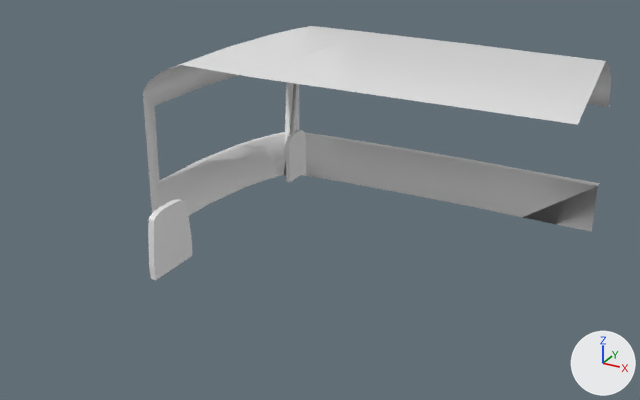
The Blender file GameBase/GameBase/assets/VisualTarget/Reuben/Bus.blend, before and after one commit.
Rendered twice from a 50 mm camera at (0.92, -1.684, 0.809) aimed at (0.038, -0.081, 0.008). Every picture has the same lights, and +X, +Y and +Z are marked at lower right.
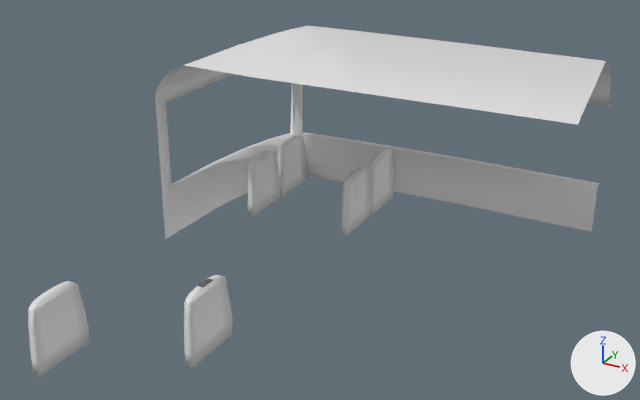
Commit message: Bus progress

Diff of the bpy script that builds the scene:
```diff
--- a/GameBase/GameBase/assets/VisualTarget/Reuben/Bus.blend.py
+++ b/GameBase/GameBase/assets/VisualTarget/Reuben/Bus.blend.py
@@ me_torus_006 @@
 # used by ob_torus_006; location = (0.0, 0.0, 0.0)
-me_torus_006.from_pydata(...)  # 261 vertices, 206 faces, 2 loose edges; spans x -0.481..0.579, y -0.29..0.526, z -0.204..0.268
+me_torus_006.from_pydata(...)  # 622 vertices, 498 faces, 2 loose edges; spans x -0.437..0.579, y -0.661..0.526, z -0.221..0.268
+# me_torus_006 part 1: a new loose piece of 80 vertices spanning x -0.336..-0.317, y 0.338..0.482, z -0.221..-0.06
+# me_torus_006 part 2: a new loose piece of 77 vertices spanning x -0.294..-0.275, y -0.661..-0.517, z -0.221..-0.06
+# me_torus_006 part 3: a new loose piece of 77 vertices spanning x -0.046..-0.027, y -0.493..-0.348, z -0.221..-0.06
+# me_torus_006 part 4: a new loose piece of 77 vertices spanning x -0.336..-0.317, y 0.185..0.329, z -0.221..-0.06
+# me_torus_006 part 5: a new loose piece of 77 vertices spanning x -0.052..-0.033, y 0.197..0.341, z -0.221..-0.06
+# me_torus_006 part 6: a new loose piece of 77 vertices spanning x -0.052..-0.033, y 0.35..0.495, z -0.221..-0.06
+# me_torus_006 part 7: the loose piece of 72 vertices spanning x -0.294..-0.279, y -0.29..-0.146, z -0.181..-0.02 is deleted
+# me_torus_006 part 8: the loose piece of 32 vertices spanning x -0.289..-0.277, y 0.314..0.407, z -0.156..-0.02 is deleted
+# me_torus_006 part 9
+# 17 faces are deleted
+# 9 vertices in x -0.37..-0.366, y -0.071..0.469, z -0.204..0.257 move by (0.014, 0.0, 0.0)
+# 5 vertices in x -0.455..-0.45, y -0.071..0.316, z -0.204..0.196 move by (0.036, 0.0, 0.0)
+# 4 vertices in x -0.35, y 0.46..0.499, z 0.138..0.214 move by (0.009, 0.0, 0.0)
+# 4 vertices in x -0.345..-0.343, y 0.302..0.476, z 0.196..0.257 move by (0.008, 0.0, 0.0)
+# 4 vertices in x -0.461..-0.458, y -0.071..-0.031, z -0.204..0.178 move by (0.038, 0.0, 0.0)
+# 3 vertices in x -0.352, y 0.48..0.5, z -0.204..-0.073 move by (0.01, 0.0, 0.0)
+# 57 vertices move from x -0.481..-0.274, y -0.071..0.478, z -0.204..0.268 to x -0.437..-0.285, y -0.071..0.478, z -0.204..0.268
+# 17 new faces join them
```

Pixel boxes (x1, y1, x2, y2) of what changed, in the pictures (640 x 400 px; the box of a moved part takes in the faces that stretch with it):
'Torus.006', reshaped (25% wider, 38% taller)
    before: (143, 26, 611, 280)
    after: (28, 25, 611, 377)
part 1 of me_torus_006, added
    after: (277, 134, 307, 197)
part 2 of me_torus_006, added
    after: (28, 281, 89, 377)
part 3 of me_torus_006, added
    after: (184, 275, 233, 369)
part 4 of me_torus_006, added
    after: (248, 150, 281, 216)
part 5 of me_torus_006, added
    after: (341, 166, 371, 236)
part 6 of me_torus_006, added
    after: (369, 149, 394, 215)
part 7 of me_torus_006, deleted
    before: (148, 199, 192, 280)
part 8 of me_torus_006, deleted
    before: (286, 130, 306, 183)
part 9 of me_torus_006, moved or reshaped
    before: (143, 26, 600, 217)
    after: (155, 25, 600, 239)
